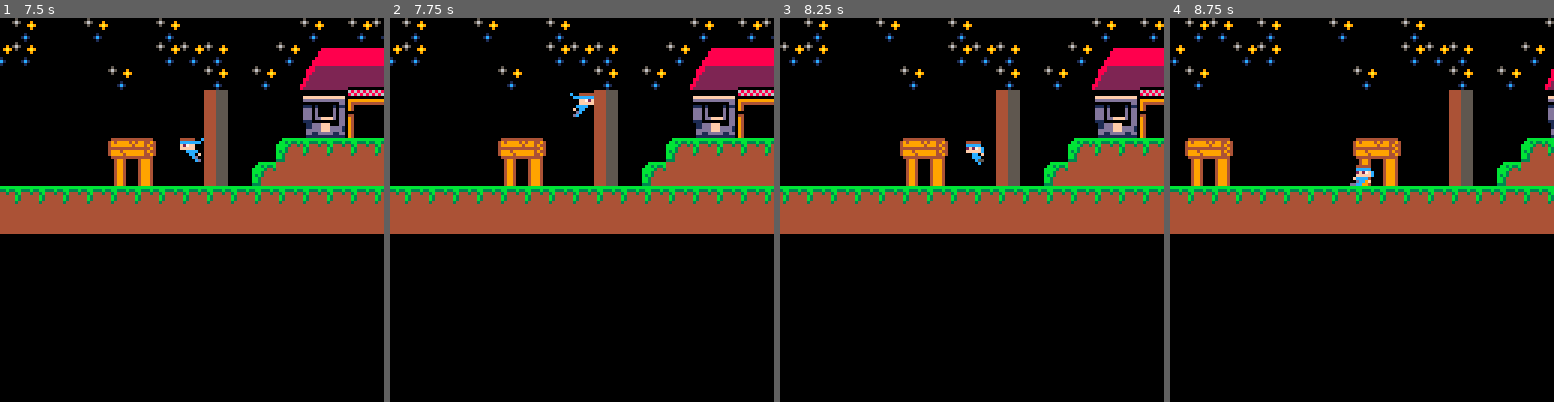
Above: before the commit, frames 1-4 (left to right).
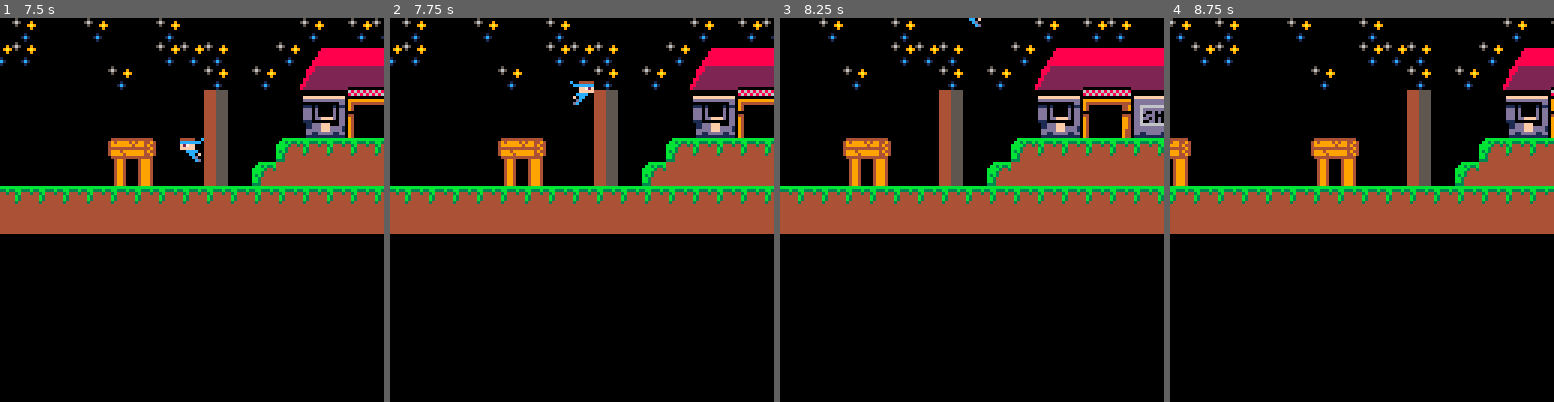
Above: after the commit, the same moments.

Repository: vern3432/carts
Game: PICO-8 cartridge project_step.p8
Two runs of this game, one before a commit and one after it. Both use one fixed random seed, a clock stepped at 60 frames per second and the inputs below.
Inputs:
- Up to frame 1 (7.5 s): tap X (X key) at 0.33, 1.07, 1.85, 2.97, 4.08, 5.2, 6.32, 7.43 s; hold Right 1.6-2.1 s; hold Right 2.47-3.03 s; hold Left 3.08-3.58 s; hold Right 4.02-4.68 s; hold Left 5.08-5.68 s; hold Right 6.08-6.58 s; hold Right 6.63-7.13 s
- Up to frame 2 (7.75 s): hold Right from 7.5 s (still down)
- Up to frame 3 (8.25 s): release Right at 8.07 s; hold Left from 8.12 s (still down)
- Up to frame 4 (8.75 s): tap X (X key) at 8.55 s; release Left at 8.62 s

Frame 1 is identical in both runs. In frame 2, 0.4% of the frame differs, in the area x 46-54%, y 16-26%; in frame 3, 16%, in the area x 0-100%, y 0-49%; in frame 4, 15%.

Commit message:
Add gravity for wall sliding

Diff:
--- a/project_step.p8
+++ b/project_step.p8
@@ -149,7 +149,7 @@
 
     if collide_map(player,"down",0) then
       player.landed=true
-      player.gravity=.3
+      gravity=.3
       player.falling=false
       player.dy=0
       player.y-=((player.y+player.h+1)%8)-1
@@ -206,14 +206,14 @@
     player.flp=false
   end
     player.wallsliding=true
-  player.gravity=.001
+  gravity=.1
 end
 if collide_map(player,"right",3) and btn(➡️) then
   if not player.flp and player.falling then
     player.flp=true
   end
   player.wallsliding=true
-   player.gravity=.001
+   gravity=.1
 
 end
 
@@ -227,7 +227,6 @@
   elseif player.falling then
     if (player.wallsliding) then
       player.sp=10
-      player.gravity=.14
       else
         player.sp=8
     end
